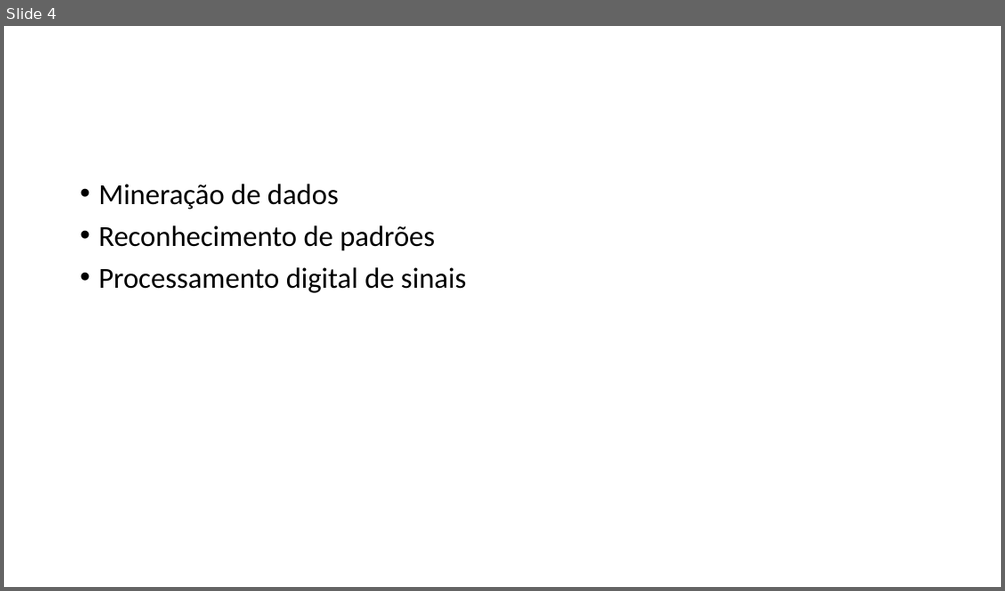
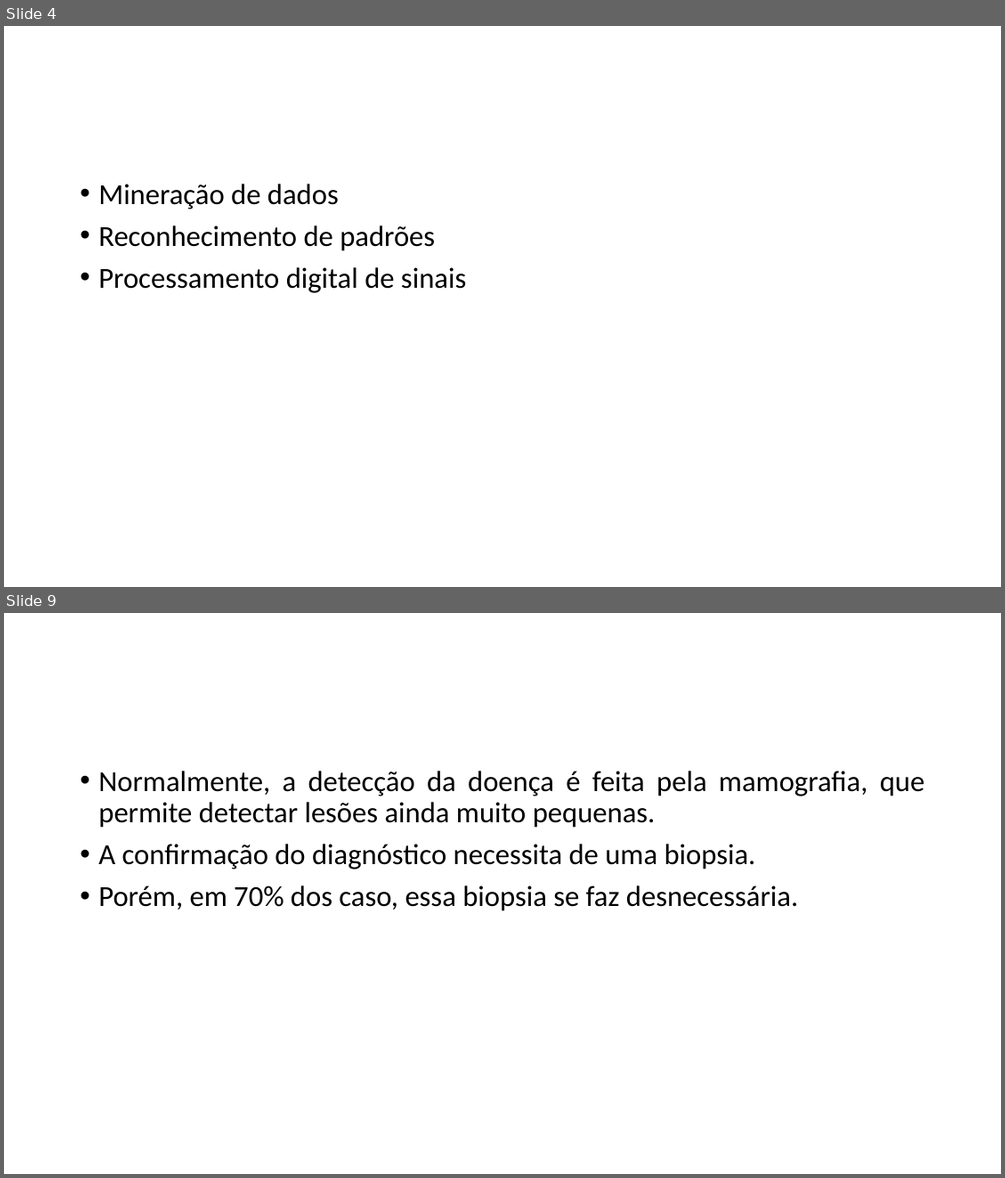
Before and after one commit to evertonlima07/redesNeurais, a slide deck: Documentos/Apresentação - Redes Neurais.pptx. Shown one above the other, each under a label of ours: slide 4 before the commit, slides 4 and 9 after it; the slides between them are not shown. The pictures are 1005x591 and 1005x1178 pixels, drawn with LibreOffice and Linux fonts; fonts in the diff are those of the drawing. Boxes give left, top, right and bottom in pixels: in the first picture for what was removed or moved away, otherwise in the second. Text is boxed around its words. In the diff, an @@ line names an element or a change of style, - is before the commit and + after.

```diff
--- a/Documentos/Apresentação - Redes Neurais.pptx
+++ b/Documentos/Apresentação - Redes Neurais.pptx
@@ slide 9 added at [4, 613, 1001, 1174], background #FFFFFF @@
@@ text added at [98, 771, 925, 911], 28 pt, text #000000 @@
+• Normalmente, a detecção da doença é feita pela mamografia, que permite detectar lesões ainda muito pequenas.
+• A confirmação do diagnóstico necessita de uma biopsia.
+• Porém, em 70% dos caso, essa biopsia se faz desnecessária.
```
Also in this commit, not shown: 8 other slides added.
